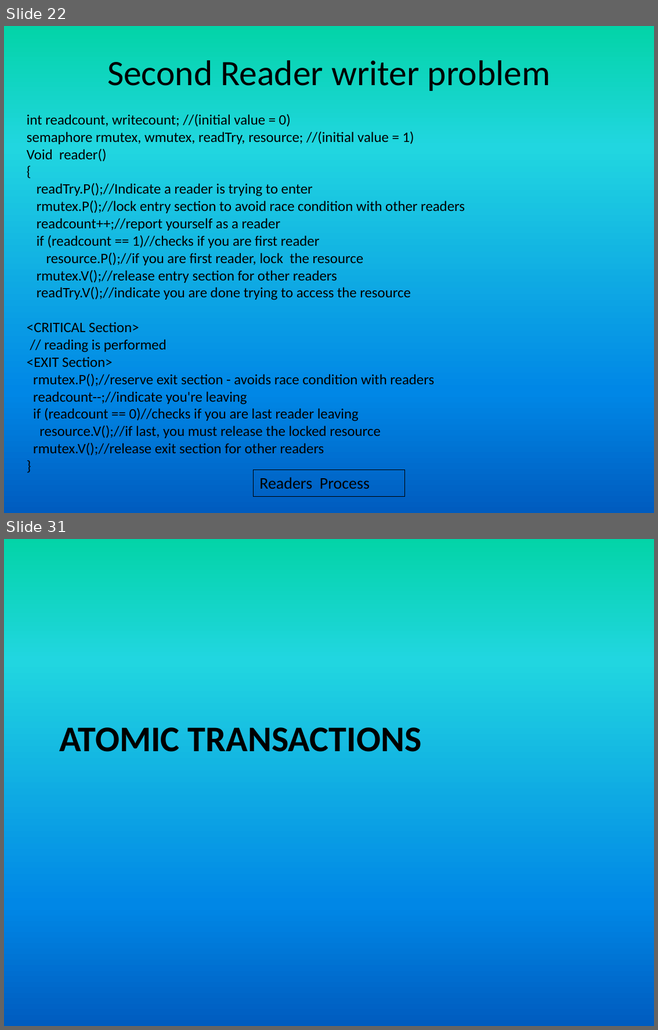
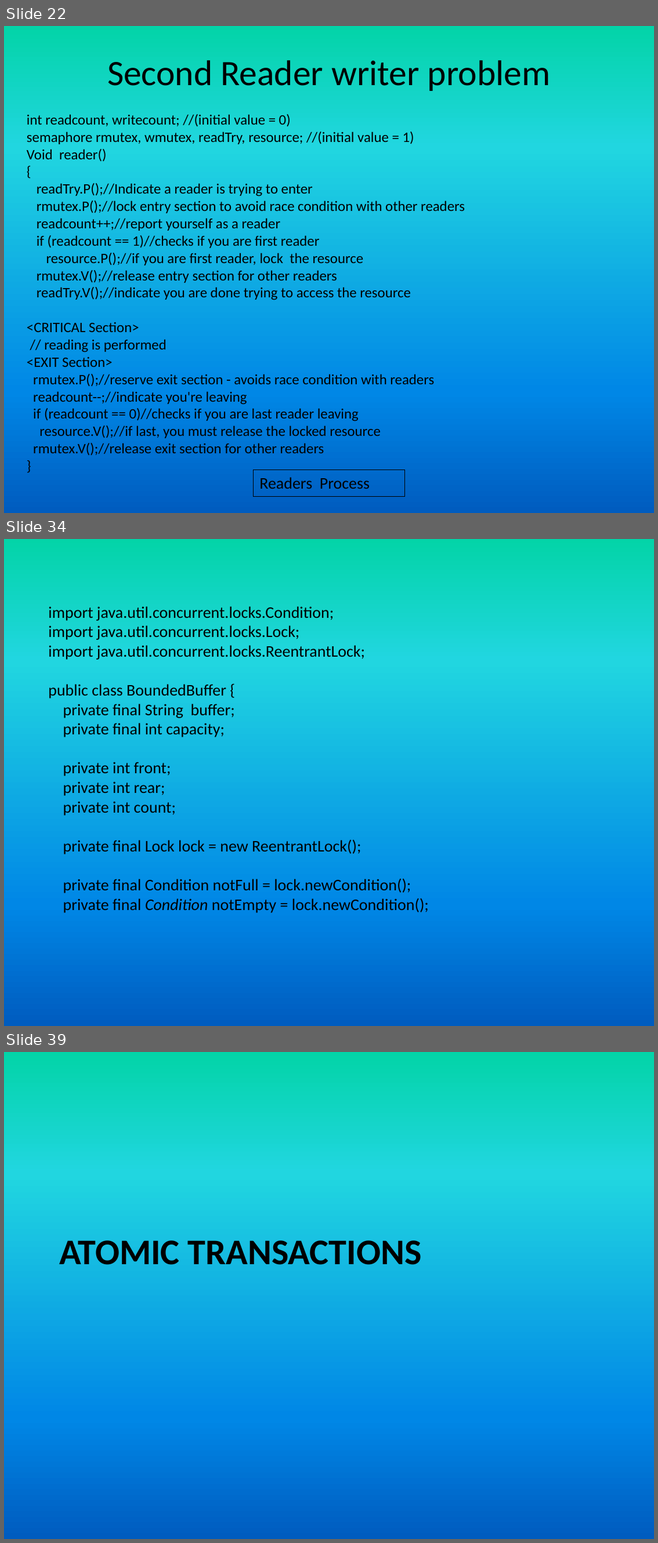
Before and after one commit to girishsukukumar/RTOS, a slide deck: RTOS-13 synchronization.pptx. Shown one above the other, each under a label of ours: slides 22 and 31 before the commit, slides 22, 34 and 39 after it; the slides between them are not shown. The pictures are 658x1030 and 658x1543 pixels, drawn with LibreOffice and Linux fonts; fonts in the diff are those of the drawing. Boxes give left, top, right and bottom in pixels: in the first picture for what was removed or moved away, otherwise in the second. Text is boxed around its words. In the diff, an @@ line names an element or a change of style, - is before the commit and + after.

```diff
--- a/RTOS-13 synchronization.pptx
+++ b/RTOS-13 synchronization.pptx
@@ slide 34 added at [4, 539, 654, 1026], background gradient #03D4A8 to #21D6E0 to #0087E6 to #005CBF @@
@@ text added at [48, 606, 429, 913], 18 pt, text #000000 @@
+import java.util.concurrent.locks.Condition;
+import java.util.concurrent.locks.Lock;
+import java.util.concurrent.locks.ReentrantLock;
+public class BoundedBuffer {
+private final String buffer;
+private final int capacity;
+private int front;
+private int rear;
+private int count;
+private final Lock lock = new ReentrantLock();
+private final Condition notFull = lock.newCondition();
+private final Condition notEmpty = lock.newCondition();
@@ what was slide 31 is now slide 39 @@
```
Also in this commit, not shown: 4 slides changed, 11 other slides added, 4 slides removed.
